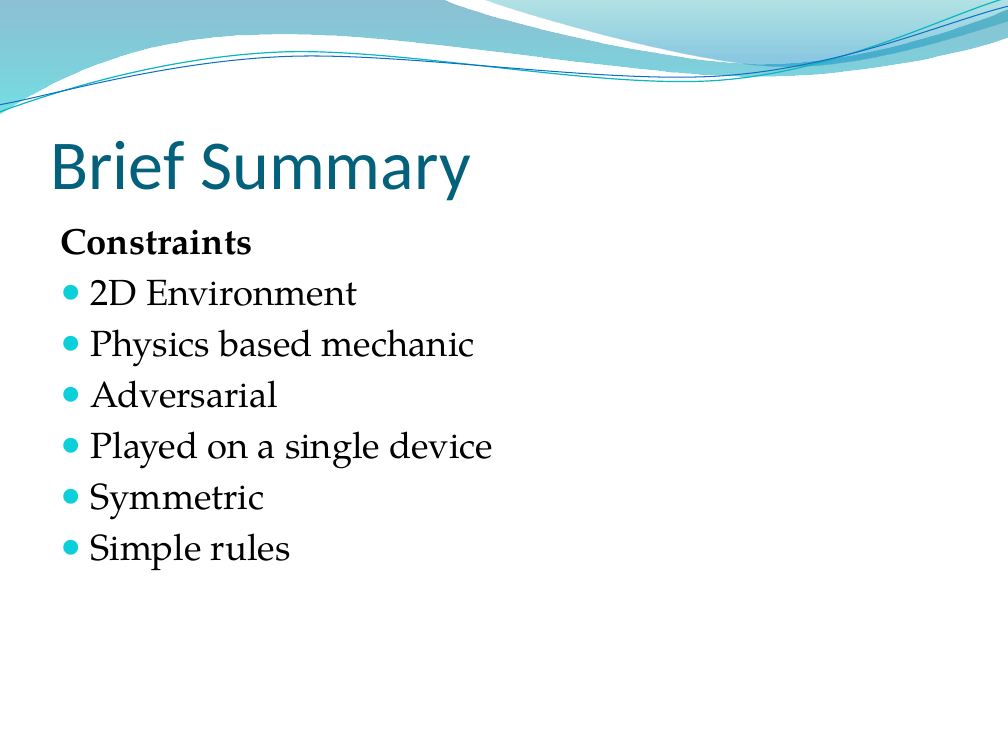
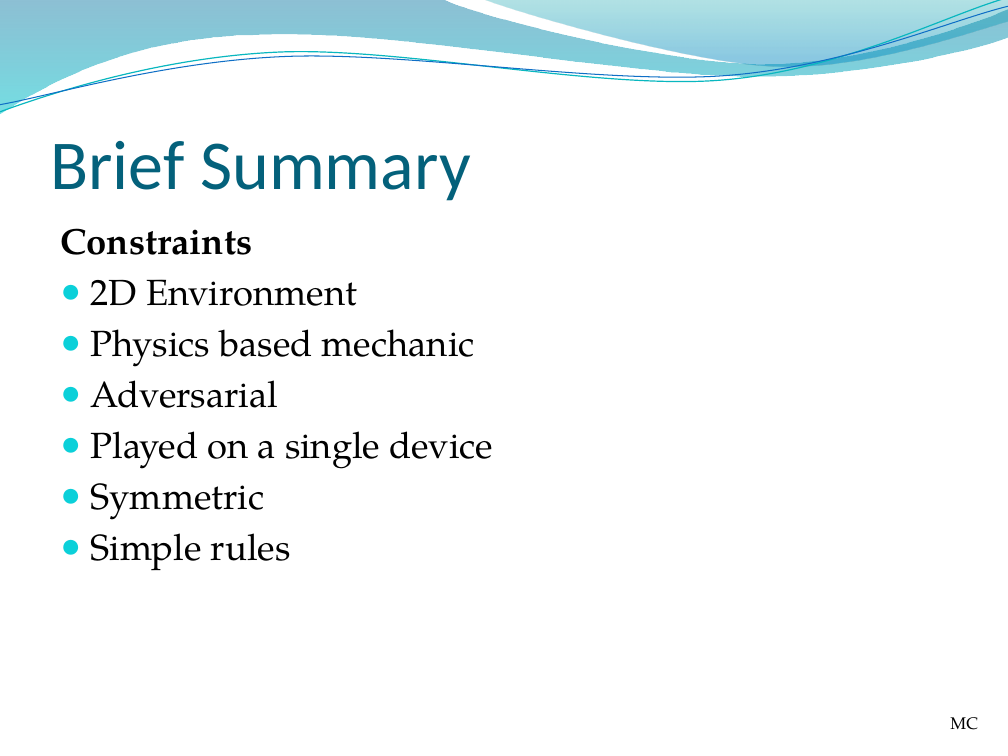
Before and after one commit to UoSGamesGroups/second-semester-s2-group-20, a slide deck: slide 2 of Presentations/Pitch 1 Presentation.pptx. Drawn at 1008x756 pixels with LibreOffice and Linux fonts; fonts in the diff are those of the drawing; background and template pictures are left out. Boxes give left, top, right and bottom in pixels: in the first picture for what was removed or moved away, otherwise in the second. Text is boxed around its words. In the diff, an @@ line names an element or a change of style, - is before the commit and + after.

```diff
--- a/Presentations/Pitch 1 Presentation.pptx
+++ b/Presentations/Pitch 1 Presentation.pptx
@@ text added at box(950, 717, 978, 730), 12 pt, text #000000 @@
+MC
```
Also in this commit, not shown: 6 other slides changed, 1 slide added, 2 slides removed.
